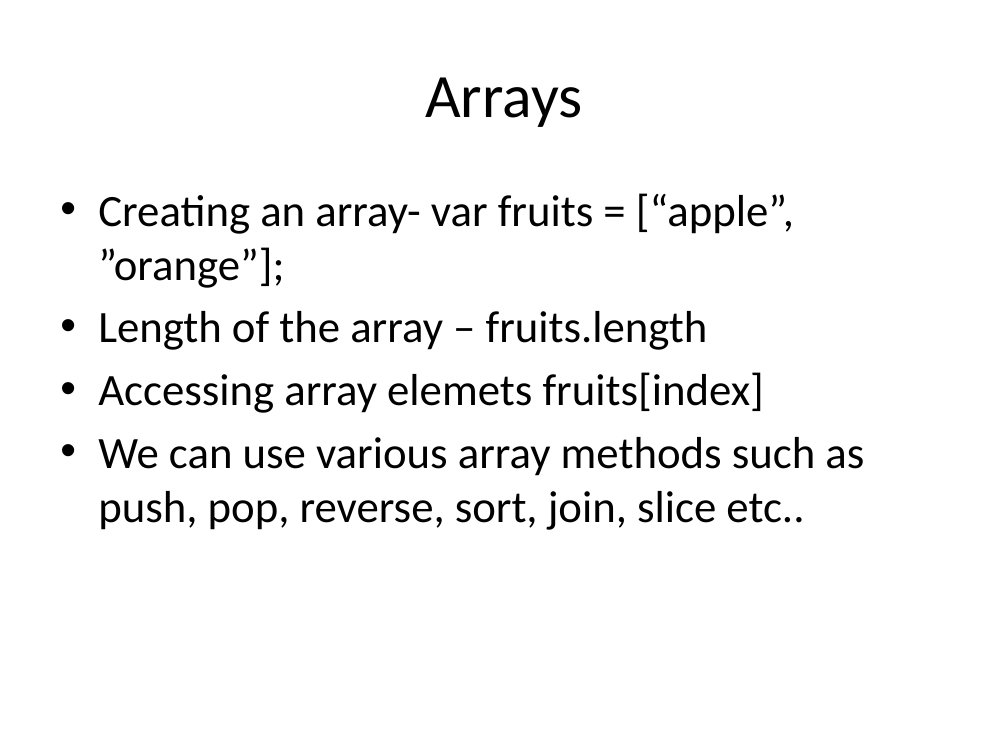
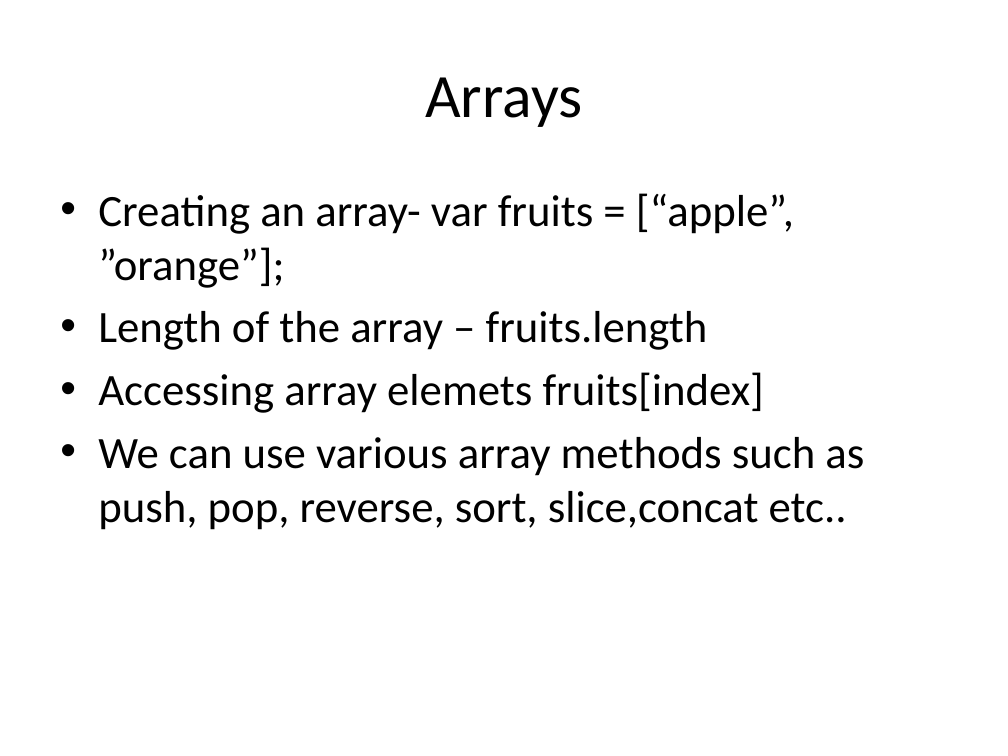
Before and after one commit to ManasaGajulavarthy/Intern_HMIT, a slide deck: slide 16 of JAVASCRIPT.pptx (slide 13 before the commit). Drawn at 1008x756 pixels with LibreOffice and Linux fonts; fonts in the diff are those of the drawing. Boxes give left, top, right and bottom in pixels: in the first picture for what was removed or moved away, otherwise in the second. Text is boxed around its words. In the diff, an @@ line names an element or a change of style, - is before the commit and + after.

```diff
--- a/JAVASCRIPT.pptx
+++ b/JAVASCRIPT.pptx
@@ text at [98,437,864,530]: text changed @@
-• We can use various array methods such as push, pop, reverse, sort, join, slice etc..
+• We can use various array methods such as push, pop, reverse, sort, slice,concat etc..
```
Also in this commit, not shown: 9 other slides changed, 7 slides added, 1 slide removed, 1 other file.
